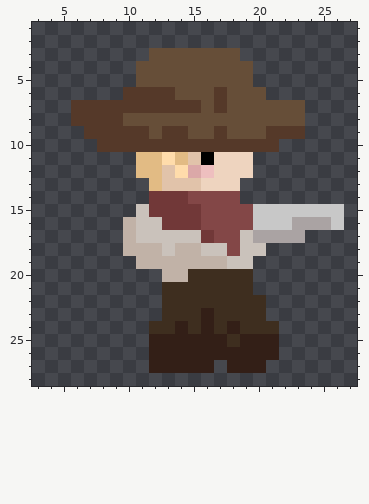
File history of a pixel-art sprite, art/png/right_player.png. This is how it looked before the edit.
The file is 32x32 pixels. Shown: x 3..27, y 1..28.
New version:
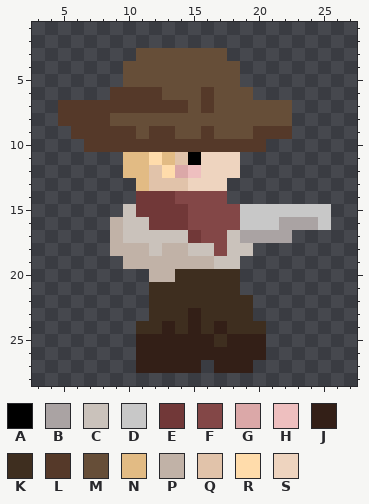
Palette (. is transparent): A #000000  B #aaa3a3  C #cac2bb  D #c8c8c8  E #713838  F #834747  G #dba8a8  H #eebfbf  J #331f17  K #3e2e1f  L #553929  M #664e38  N #e2bb84  P #c1b2a7  Q #e1c3aa  R #ffdcab  S #eed4bf
From old to new:
Colour Q becomes colour A in row 11 at x 15.
Colour C becomes colour B in row 17 at x 19.
Colour D becomes colour B in row 16 at x 22.
The author put colour C in row 15 at x 10.
Colour F becomes colour C in rows 17 to 18 at x 18.
Colour P becomes colour C in rows 16 to 17 at x 10; in row 18 at x 12 and 15; in row 19 at x 17.
Colour B becomes colour D in row 16 at x 25.
Colour F becomes colour D in rows 15 to 16 at x 19.
The author put colour E in row 14 at x 11.
Colour C becomes colour E in row 15 at x 11; in row 16 at x 12; in row 17 at x 15.
Colour C becomes colour F in row 18 at x 17.
Colour E becomes colour F in row 14 at x 14; in rows 15 to 16 at x 15; in row 17 at x 16.
Colour R becomes colour G in row 12 at x 14.
Colour G becomes colour H in row 12 at x 15.
The author put colour J in rows 25 to 26 at x 11; in row 27 at x 11 and 17.
Colour K becomes colour J in row 23 at x 15; in row 24 at x 13, 15 and 17; in row 25 at x 18.
The author put colour K in rows 21 to 23 at x 12; in row 24 at x 11.
Colour J becomes colour K in row 23 at x 16; in row 24 at x 14, 16 and 18; in row 25 at x 17.
Colour P becomes colour K in row 20 at x 14.
The author put colour L in row 6 at x 9; in rows 7 to 8 at x 5; in row 9 at x 6; in row 10 at x 7.
Colour M becomes colour L in rows 6 to 7 at x 16; in row 9 at x 12, 16 and 20.
The author put colour M in row 3 at x 11; in rows 4 to 5 at x 10.
Colour L becomes colour M in row 6 at x 13 and 17; in row 7 at x 15 and 17; in row 8 at x 9; in row 9 at x 11, 14 and 17.
The author put colour N in rows 11 to 12 at x 10; in row 13 at x 11.
Colour R becomes colour N in row 11 at x 13.
The author put colour P in rows 16 to 18 at x 9; in row 19 at x 10; in row 20 at x 12.
Colour C becomes colour P in row 18 at x 13.
Colour N becomes colour Q in row 11 at x 14; in rows 12 to 13 at x 12.
Colour N becomes colour R in row 11 at x 12.
Colour Q becomes colour R in row 12 at x 13.
Colour A becomes colour S in row 11 at x 16.
Colour H becomes colour S in row 12 at x 16.
Colour Q becomes colour S in row 13 at x 15.
The edit erases colour B in row 17 at x 23.
The edit erases colour C in row 18 at x 20; in row 19 at x 19.
The edit erases colour D in rows 15 to 16 at x 26.
The edit erases colour F in row 14 at x 18.
The edit erases colour J in rows 25 to 26 at x 21; in row 27 at x 16 and 20.
The edit erases colour K in rows 20 to 21 at x 19; in rows 22 to 23 at x 20; in row 24 at x 21.
The edit erases colour L in row 9 at x 23; in row 10 at x 21.
The edit erases colour M in row 3 at x 18; in rows 4 to 5 at x 19; in row 6 at x 20; in rows 7 to 8 at x 23.
The edit erases colour S in rows 11 to 12 at x 19; in row 13 at x 18.
